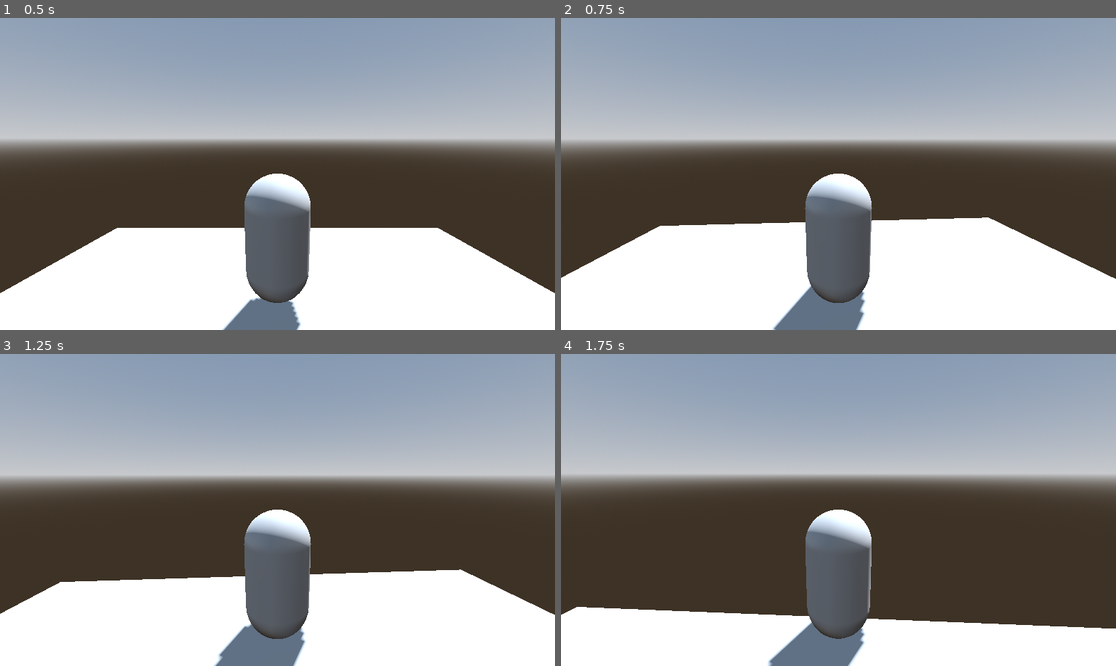
Above: before the commit, frames 1-4 (two rows, left to right).
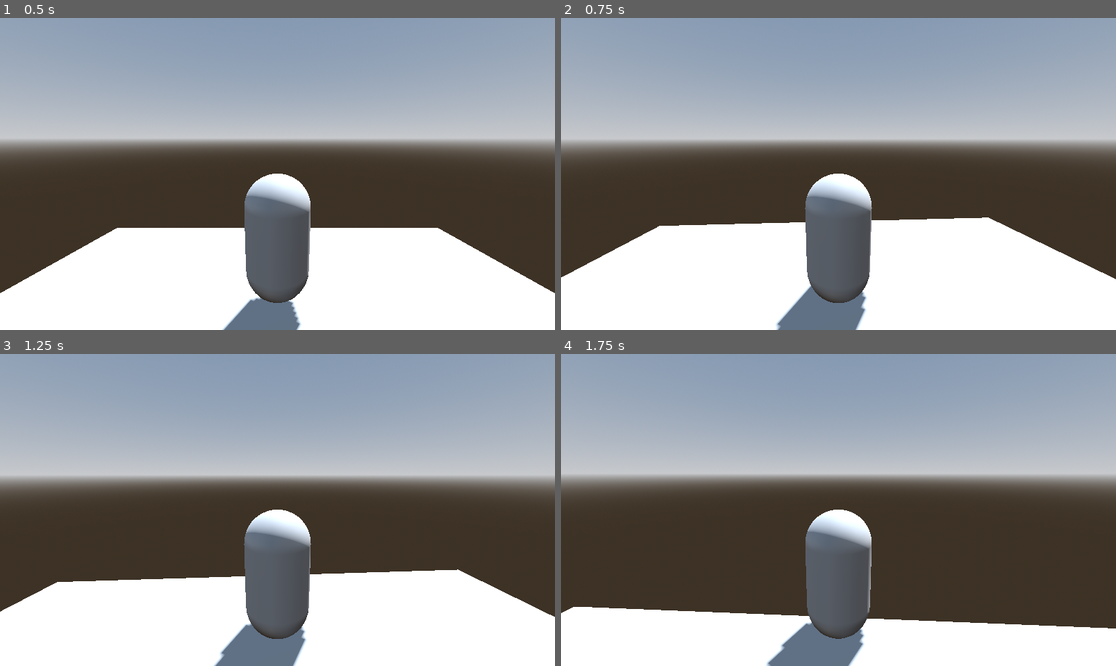
Above: after the commit, the same moments.

Repository: antgarcia222/Lab4-Hello3D
Game: Godot game, scene res://level.tscn
Two runs of this game, one before a commit and one after it. Both use one fixed random seed, a clock stepped at 60 frames per second and the inputs below.
Inputs (mouse positions are in pixels of both pictures, inside the frame that each line leads up to):
- Up to frame 1 (0.5 s): no input
- Up to frame 2 (0.75 s): move the mouse to (866, 174) at 0.52 s; hold W (move_forward) from 0.53 s (still down)
- Up to frame 3 (1.25 s): keep holding W (move_forward)
- Up to frame 4 (1.75 s): keep holding W (move_forward); move the mouse to (810, 510) at 1.27 s

Frame 1 is identical in both runs. In frame 2, less than 0.1% of the frame differs, in the area x 0-100%, y 64-100%; in frame 3, 0.2%, in the area x 0-100%, y 69-100%; in frame 4, 0.2%.

Commit message:
Polished the camera moving
Finalized the player's camera movements.

The player now moves respective to the camera angle.

Diff:
--- a/lab4-hello3d/player.gd
+++ b/lab4-hello3d/player.gd
@@ -3,6 +3,10 @@
 var mouse_sensitivity := 0.001
 var twist_input := 0.0
 var pitch_input := 0.0
+
+@onready var twist_pivot := $TwistPivot
+@onready var pitch_pivot := $TwistPivot/PitchPivot
+
 
 # Called when the node enters the scene tree for the first time.
 func _ready() -> void:
@@ -16,21 +20,19 @@
 	input.x = Input.get_axis("move_left", "move_right")
 	input.z = Input.get_axis("move_forward", "move_back")
 
-	apply_central_force(input * 1200.0 * delta)
+	apply_central_force(twist_pivot.basis * input * 1200.0 * delta)
 
 	if Input.is_action_just_pressed("ui_cancel"):
 		Input.set_mouse_mode(Input.MOUSE_MODE_VISIBLE)
 
-	$TwistPivot.rotate_y(twist_input)
-	$TwistPivot/PitchPivot.rotate_x(pitch_input)
-	$TwistPivot/PitchPivot.rotation.x = clamp (
-		$TwistPivot/PitchPivot.rotation.x,
-		-0.5,
-		0.5
+	twist_pivot.rotate_y(twist_input)
+	pitch_pivot.rotate_x(pitch_input)
+	pitch_pivot.rotation.x = clamp (pitch_pivot.rotation.x,
+		deg_to_rad(-30),
+		deg_to_rad(30)
 	)
 	twist_input = 0.0
 	pitch_input = 0.0
-
 
 func _unhandled_input(event: InputEvent) -> void:
 	if event is InputEventMouseMotion:
Not shown, changed: .DS_Store
Not shown, added: lab4-hello3d/.DS_Store
